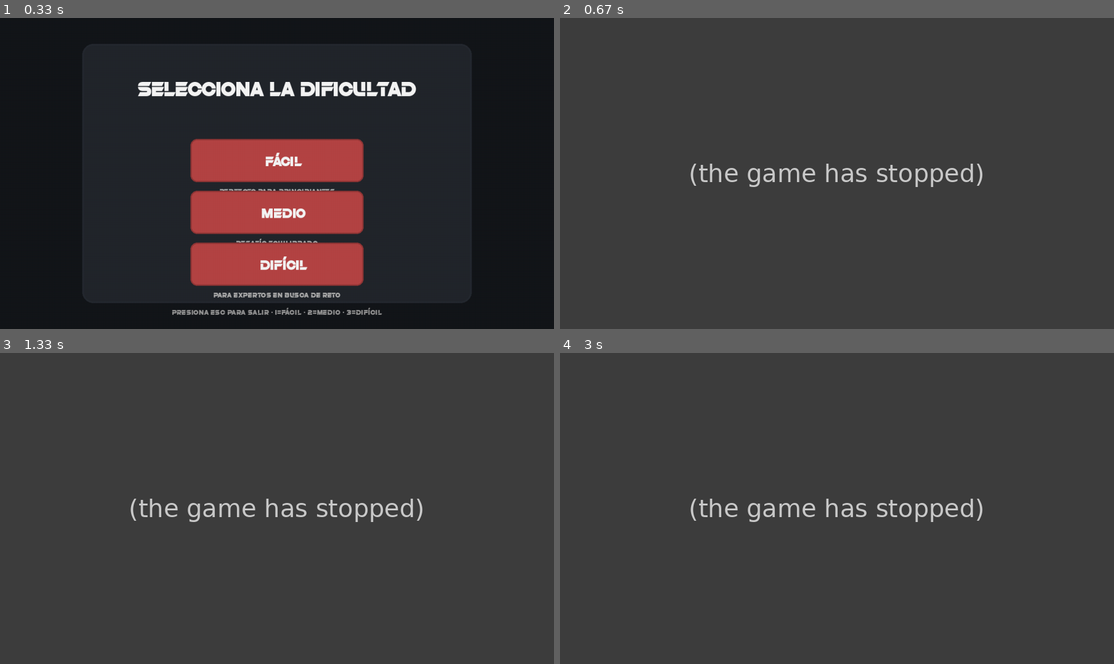
Above: before the commit, frames 1-4 (two rows, left to right).
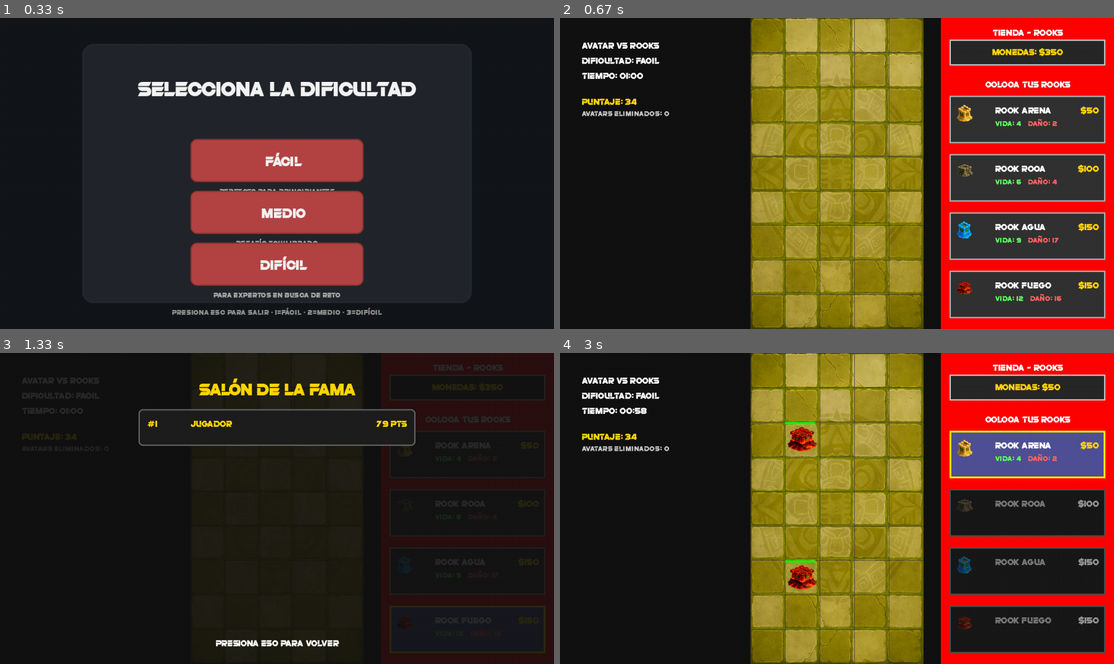
Above: after the commit, the same moments.

Repository: Otagoat14/AvatarVsRooksV2
Game: pygame game, started from dificultad.py
Same seed, same stepped clock (60 frames per second), same inputs: the game is played once before the commit and once after it.
Inputs (mouse positions are in pixels of both pictures, inside the frame that each line leads up to):
- Up to frame 1 (0.33 s): no input
- Up to frame 2 (0.67 s): click (837, 173) at 0.38 s
- Up to frame 3 (1.33 s): tap F at 0.67 s; click (481, 617) at 1.05 s
- Up to frame 4 (3 s): click (809, 589) at 1.38 s; click (820, 455) at 1.72 s; tap F at 2.5 s; click (953, 452) at 2.92 s

Frame 1 is identical in both runs. In frame 2, 84% of the frame differs, in the area x 0-100%, y 0-100%; in frame 3, 99%; in frame 4, 97%.
Before the commit the program exited at 0.4 s; later frames show no game.

Commit message:
Agregue salón

Diff:
--- a/Interfaz_Juego.py
+++ b/Interfaz_Juego.py
@@ -47,12 +47,8 @@
         self.campo_matriz = pygame.Surface((ANCHO, ALTO))
         self.campo_tienda = pygame.Surface((ANCHO, ALTO * 2))
 
-<<<<<<< HEAD
         # Pasar dificultad al juego
         self.juego = Juego(dificultad=self.dificultad)  # ← Aquí pasamos la dificultad
-
-=======
-        self.juego = Juego()
 
         # Sistema de Salón de la Fama
         self.salon_fama = SalonFama(max_registros=10)
@@ -69,7 +65,6 @@
         # IMPORTANTE: Cargar usuario actual desde el login !!!!!!!!
         # Reemplaza "Jugador" con el nombre real del usuario logueado
         self.usuario_actual = "Jugador"
->>>>>>> c64d98140486dd24fd57c5a72ad4ec766143e7a9
         self.item_seleccionado = None
 
         # Cargar imágenes
--- a/Logica_juego.py
+++ b/Logica_juego.py
@@ -83,6 +83,7 @@
             }
         ]
 
+
     def obtener_avatares_info(self):
         """Retorna la información de avatares aplicando el modificador de dificultad"""
         avatares_base = [
@@ -90,47 +91,32 @@
                 "tipo": "Flechero",
                 "vida": 5, "daño": 2, "velocidad": 12.0,
                 "velocidad_ataque": 10.0, "probabilidad_spawn": 0.3,
-<<<<<<< HEAD
-                "intervalo_spawn_base": 4.0  # Cambiado a intervalo_spawn_base
-=======
-                "intervalo_spawn": 4.0,
-                "valor_monedas" : 5
->>>>>>> c64d98140486dd24fd57c5a72ad4ec766143e7a9
+                "intervalo_spawn_base": 4.0,
+                "valor_monedas": 5
             },
             {
                 "tipo": "Escudero",
                 "vida": 10, "daño": 3, "velocidad": 10.0,
                 "velocidad_ataque": 15.0, "probabilidad_spawn": 0.2,
-<<<<<<< HEAD
-                "intervalo_spawn_base": 6.0  # Cambiado a intervalo_spawn_base
-=======
-                "intervalo_spawn": 6.0,
-                "valor_monedas" : 10
->>>>>>> c64d98140486dd24fd57c5a72ad4ec766143e7a9
+                "intervalo_spawn_base": 6.0,  #
+                "valor_monedas": 10
             },
             {
                 "tipo": "Leñador",
                 "vida": 20, "daño": 9, "velocidad": 13.0,
                 "velocidad_ataque": 5.0, "probabilidad_spawn": 0.15,
-<<<<<<< HEAD
-                "intervalo_spawn_base": 8.0  # Cambiado a intervalo_spawn_base
-=======
-                "intervalo_spawn": 8.0,
-                "valor_monedas" : 20
->>>>>>> c64d98140486dd24fd57c5a72ad4ec766143e7a9
+                "intervalo_spawn_base": 8.0,
+                "valor_monedas": 20
             },
             {
                 "tipo": "Caníbal",
                 "vida": 25, "daño": 12, "velocidad": 14.0,
                 "velocidad_ataque": 3.0, "probabilidad_spawn": 0.1,
-<<<<<<< HEAD
-                "intervalo_spawn_base": 10.0  # Cambiado a intervalo_spawn_base
-=======
-                "intervalo_spawn": 10.0,
-                "valor_monedas" : 25
->>>>>>> c64d98140486dd24fd57c5a72ad4ec766143e7a9
+                "intervalo_spawn_base": 10.0,
+                "valor_monedas": 25
             }
         ]
+
 
         # Aplicar modificador de dificultad a los intervalos de spawn
         avatares_modificados = []
@@ -437,9 +423,7 @@
                         self.game_over = True
                         print("DERROTA - No quedan rooks vivos")
 
-<<<<<<< HEAD
-
-=======
+
     #Funciones para lo que es el puntaje
 
     def obtener_puntaje_actual(self):
@@ -448,7 +432,6 @@
     def obtener_detalles_puntaje(self):
         return self.calculador_puntaje.obtener_detalles()
 
->>>>>>> c64d98140486dd24fd57c5a72ad4ec766143e7a9
     def iniciar_juego(self):
         self.juego_iniciado = True
         self.game_over = False
